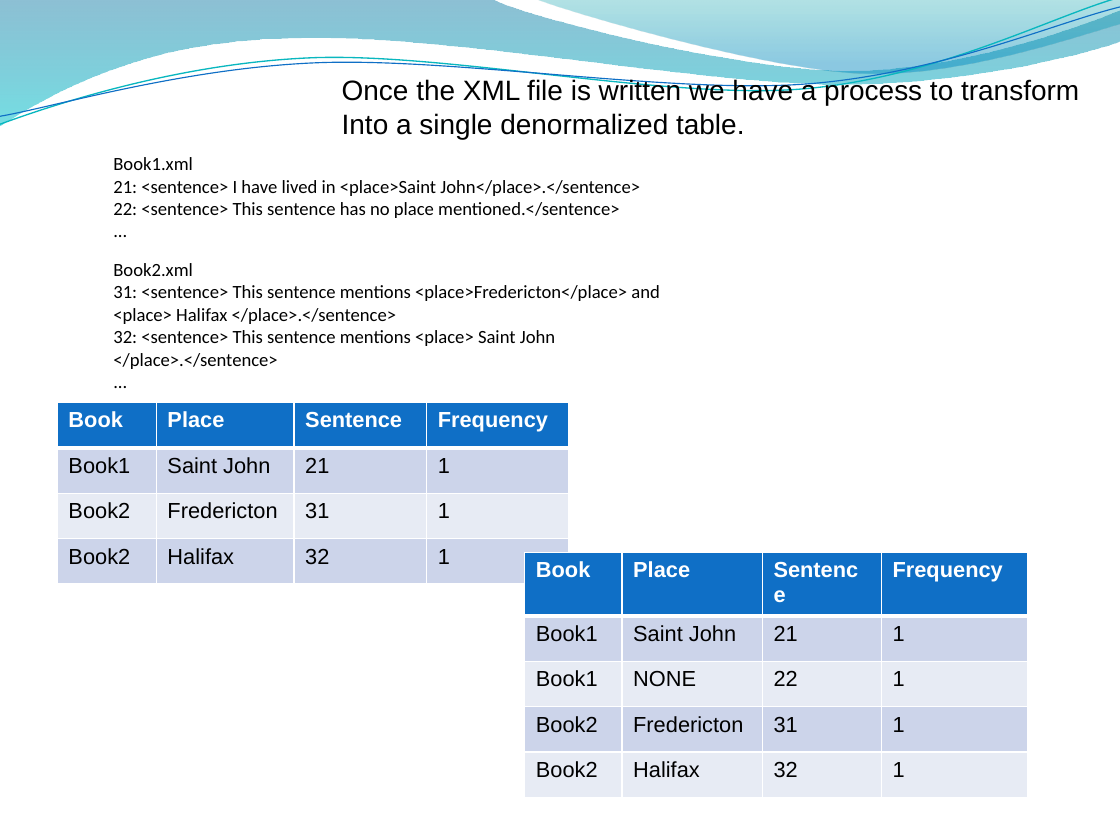
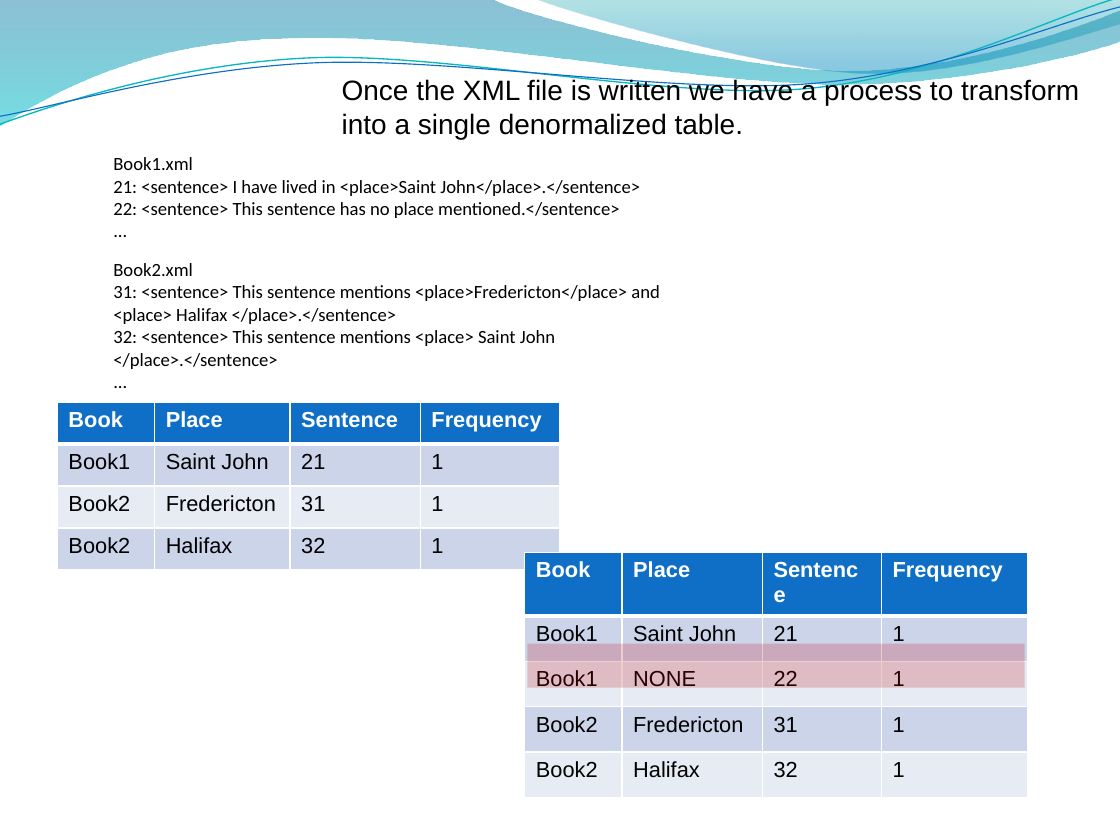
Before and after one commit to edvelezg/unb-dw, a slide deck: slide 13 of project/Presentation/Datawarehousing.pptm. Drawn at 1120x840 pixels with LibreOffice and Linux fonts; fonts in the diff are those of the drawing; background and template pictures are left out. Boxes give left, top, right and bottom in pixels: in the first picture for what was removed or moved away, otherwise in the second. Text is boxed around its words. In the diff, an @@ line names an element or a change of style, - is before the commit and + after.

```diff
--- a/project/Presentation/Datawarehousing.pptm
+++ b/project/Presentation/Datawarehousing.pptm
@@ text at bbox=[342, 113, 743, 139]: text changed @@
-Into a single denormalized table.
+into a single denormalized table.
@@ table: place and size @@
-table at bbox=[57, 402, 568, 584]
+table at bbox=[57, 402, 560, 570]
@@ rectangle added at bbox=[528, 644, 1025, 688], fill #C00000 at 20% opacity @@
```
Also in this commit, not shown: 16 other slides changed, 3 slides added, 1 slide removed.
